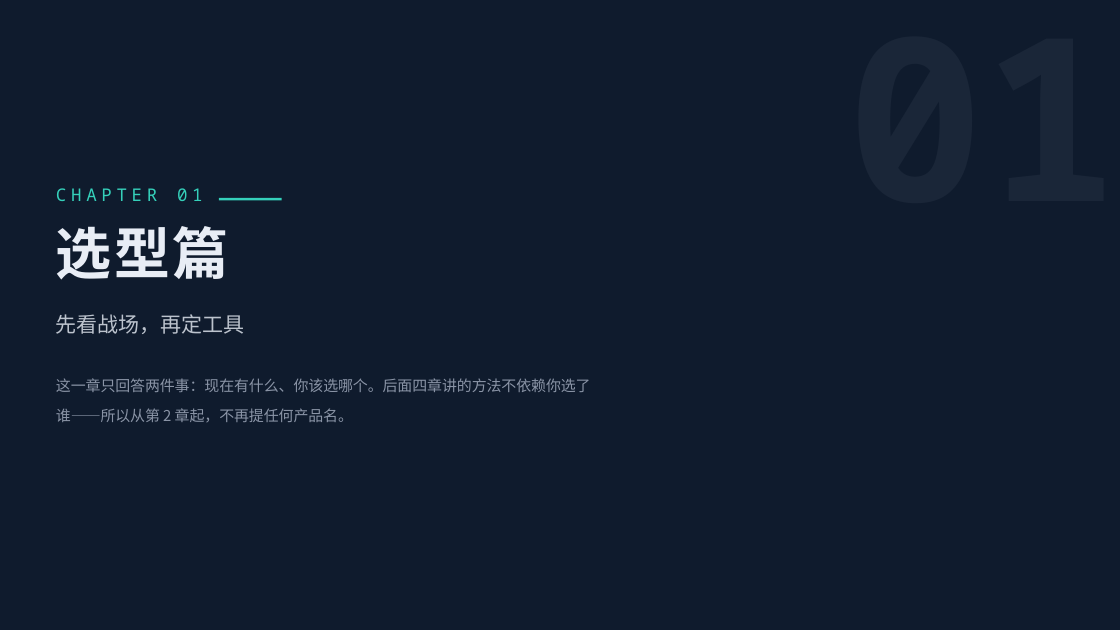
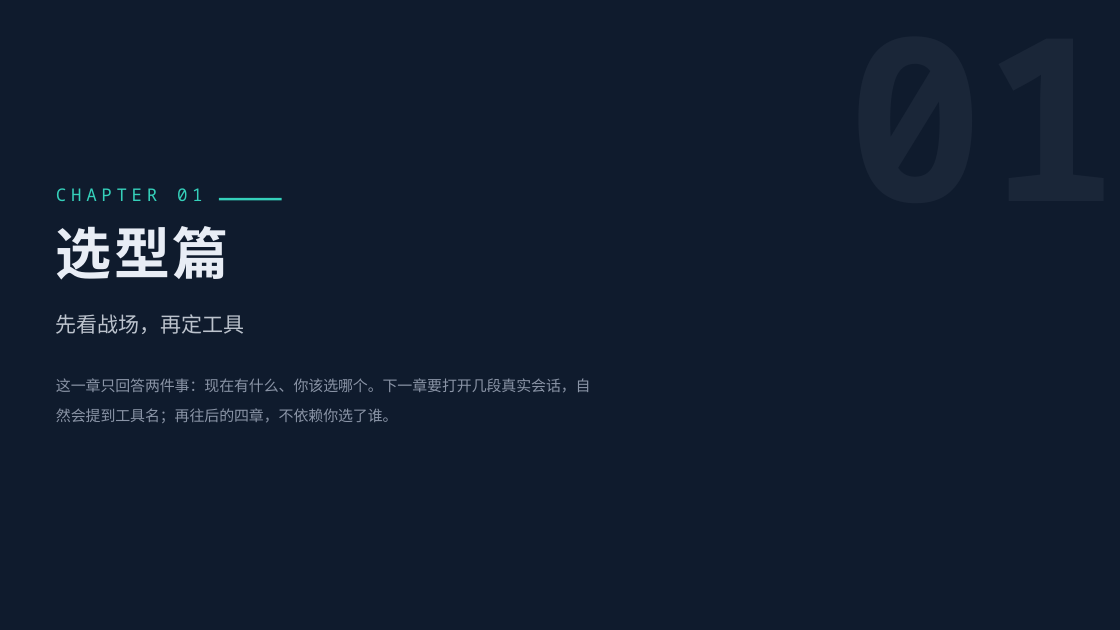
Before and after one commit to Yqghlx/AI_Learn, a slide deck: slide 3 of Coding Agent 实战指南/Coding Agent 工程实践（通用版）.pptx. Drawn at 1120x630 pixels with LibreOffice and Linux fonts; fonts in the diff are those of the drawing; background and template pictures are left out. Boxes give left, top, right and bottom in pixels: in the first picture for what was removed or moved away, otherwise in the second. Text is boxed around its words. In the diff, an @@ line names an element or a change of style, - is before the commit and + after.

```diff
--- a/Coding Agent 实战指南/Coding Agent 工程实践（通用版）.pptx
+++ b/Coding Agent 实战指南/Coding Agent 工程实践（通用版）.pptx
@@ text at box(56, 378, 591, 423): text changed @@
-这一章只回答两件事：现在有什么、你该选哪个。后面四章讲的方法不依赖你选了谁——所以从第 2 章起，不再提任何产品名。
+这一章只回答两件事：现在有什么、你该选哪个。下一章要打开几段真实会话，自然会提到工具名；再往后的四章，不依赖你选了谁。
```
Also in this commit, not shown: 27 other slides changed, 2 slides added, 6 other files.
